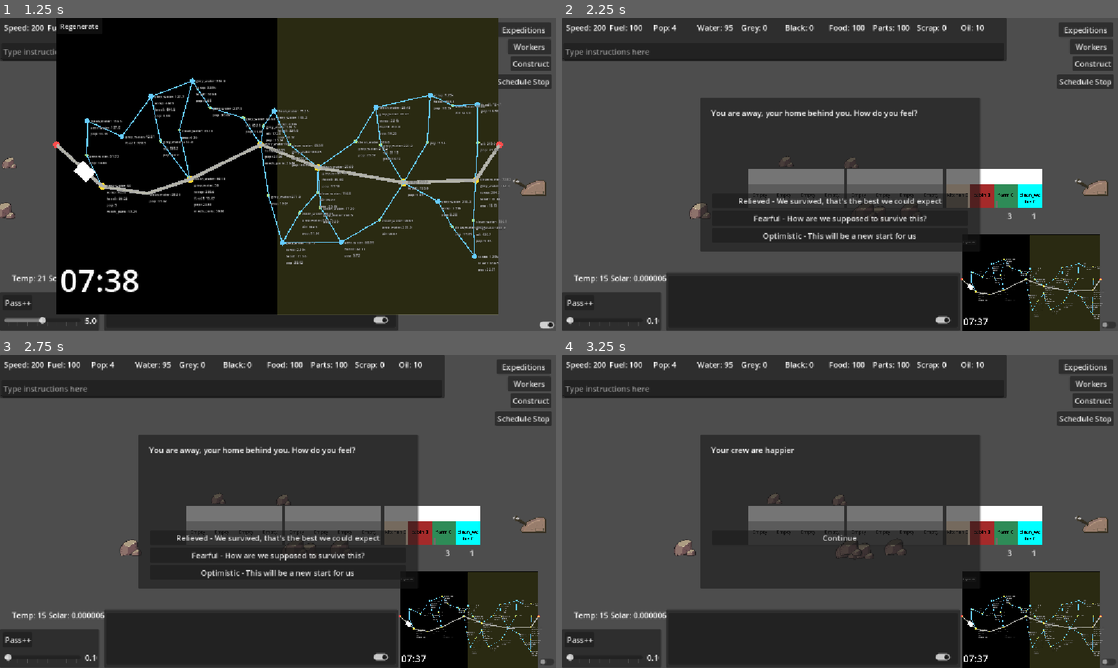
Above: before the commit, frames 1-4 (two rows, left to right).
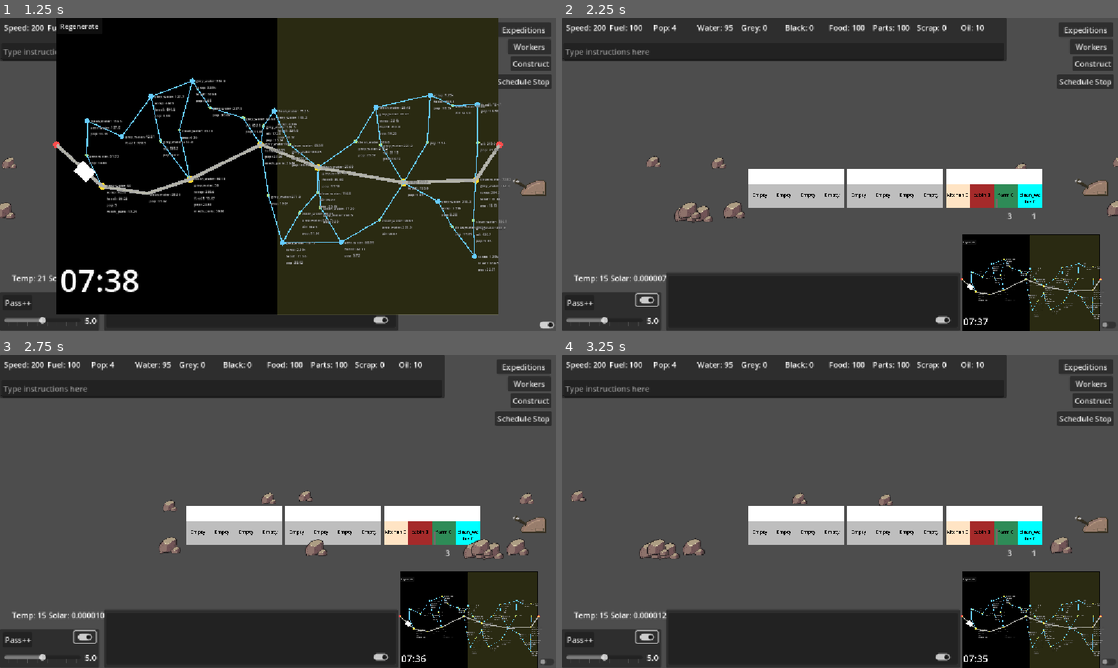
Above: after the commit, the same moments.

Repository: Sphinx111/ed_and_morgs_train_builder
Game: Godot game, scene res://Scenes/traincar.tscn
Same seed, same stepped clock (60 frames per second), same inputs: the game is played once before the commit and once after it.
Inputs (mouse positions are in pixels of both pictures, inside the frame that each line leads up to):
- Up to frame 1 (1.25 s): click (222, 52) at 0.52 s; type "12" at 0.6 s
- Up to frame 2 (2.25 s): click (1106, 324) at 1.25 s; click (645, 299) at 2.02 s
- Up to frame 3 (2.75 s): no input
- Up to frame 4 (3.25 s): click (840, 570) at 2.75 s, where only the run before the commit has a clickable "Optimistic - This will be a n…"

Frame 1 is identical in both runs. In frame 2, 24% of the frame differs, in the area x 0-100%, y 25-100%; in frame 3, 25%; in frame 4, 25%, in the area x 0-97%, y 25-100%.

Commit message:
Narrative engine is disabled and can be re-enabled in debug panel

Diff:
--- a/Scenes/debug_panel.gd
+++ b/Scenes/debug_panel.gd
@@ -23,3 +23,8 @@
 			else:
 				simSpeedSlider.value = saveSpeed
 			simSpeedSlider.drag_ended.emit(true)
+
+
+func _on_event_system_toggle_toggled(toggled_on: bool) -> void:
+	Globals.eventsEnabled = not Globals.eventsEnabled # Replace with function body.
+	print ("Debug:: events enabled %s. " % [Globals.eventsEnabled] )
--- a/Scenes/stop_schedule_panel.gd
+++ b/Scenes/stop_schedule_panel.gd
@@ -20,4 +20,8 @@
 func resourceSelectPress(resourceSelection) :
 	var ourMap : MapHandler = get_parent().worldMap
 	#var nextResource : MapDestination = ourMap.get_next_resource_spot(resourceSelection)
-	print("Next %s Well is at %f" % [resourceSelection, ourMap.get_distance_to_next_resource(resourceSelection)])
+	var resourceDist : float = ourMap.get_distance_to_next_resource(resourceSelection)
+	if resourceDist > -9990 :
+		print("Next %s Well is at %f" % [resourceSelection, resourceDist])
+	else :
+		print ("No %s Well is available along current route" % [resourceSelection])
--- a/Scenes/traincar.tscn
+++ b/Scenes/traincar.tscn
@@ -253,6 +253,13 @@
 offset_bottom = 37.0
 text = "Car++"
 
+[node name="EventSystemToggle" type="CheckButton" parent="UICanvas/BasicUI/DebugPanel"]
+layout_mode = 0
+offset_left = 154.0
+offset_top = 4.0
+offset_right = 198.0
+offset_bottom = 28.0
+
 [node name="ExpeditionsButton" type="Button" parent="UICanvas/BasicUI"]
 layout_mode = 0
 offset_left = 1029.0
@@ -372,6 +379,7 @@
 [connection signal="toggled" from="UICanvas/BasicUI/DebugPanel/CheckButton" to="UICanvas/BasicUI" method="_on_map_toggled"]
 [connection signal="toggled" from="UICanvas/BasicUI/DebugPanel/ThoughtsToggle" to="UICanvas/BasicUI" method="_on_thoughts_toggle_toggled"]
 [connection signal="pressed" from="UICanvas/BasicUI/DebugPanel/CarButton" to="UICanvas/BasicUI" method="_on_car_button_pressed"]
+[connection signal="toggled" from="UICanvas/BasicUI/DebugPanel/EventSystemToggle" to="UICanvas/BasicUI/DebugPanel" method="_on_event_system_toggle_toggled"]
 [connection signal="toggled" from="UICanvas/BasicUI/ExpeditionsButton" to="UICanvas/BasicUI" method="_on_ExpeditionsController_open_toggled"]
 [connection signal="toggled" from="UICanvas/BasicUI/construct" to="UICanvas/BasicUI" method="_on_construct_toggled"]
 [connection signal="toggled" from="UICanvas/BasicUI/stopSchedulerButton" to="UICanvas/BasicUI" method="_on_stop_scheduler_button_toggled"]
--- a/globals.gd
+++ b/globals.gd
@@ -61,6 +61,9 @@
 const temp_increase_in_sun : float = 1
 const train_base_cooling : float = 2
 
+## enable event system
+var eventsEnabled : bool = false
+
 
 ## Resource storage variables
 # Minimum values to leave per passenger when doing production cycles
--- a/narrative_engine.gd
+++ b/narrative_engine.gd
@@ -65,6 +65,8 @@
 
 
 func _try_trigger_ready_event() -> void:
+	if !Globals.eventsEnabled :
+		return;
 	var best_index: int = -1
 	var best_time: float = INF
 	for i in range(_scheduled_events.size()):
